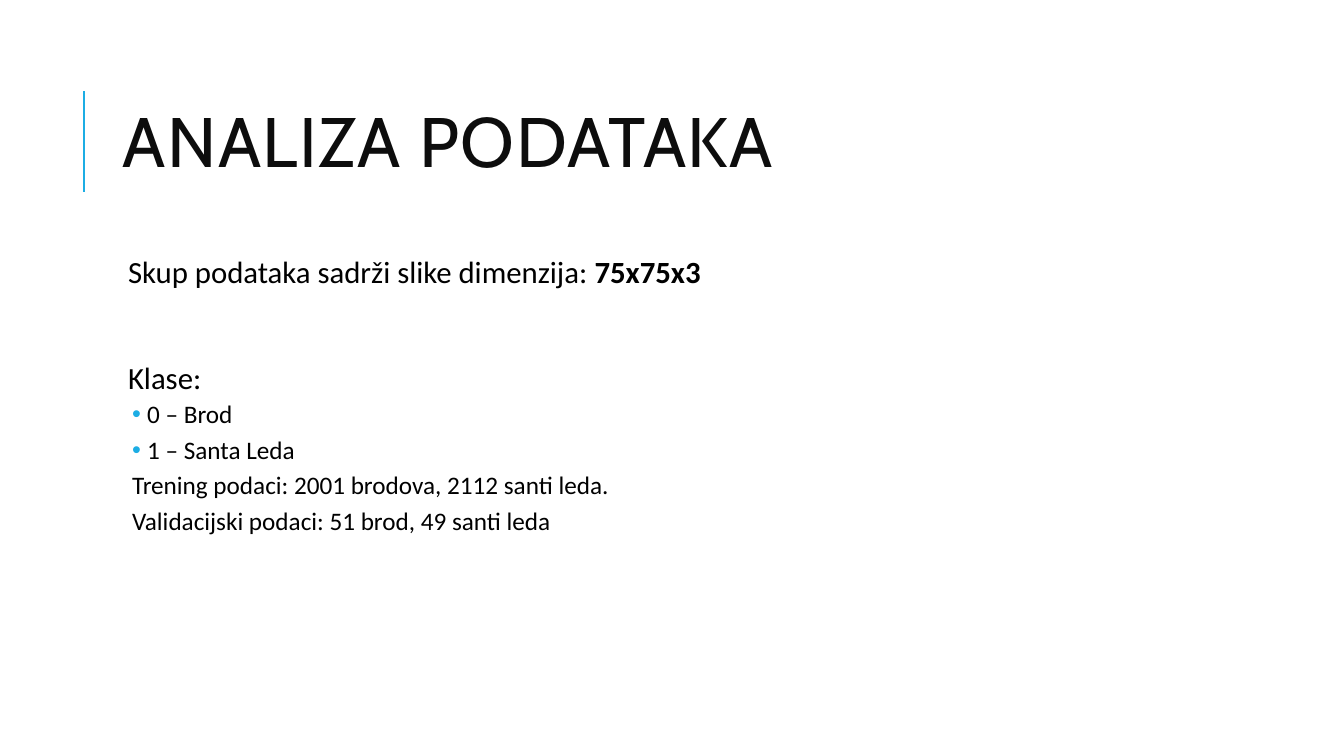
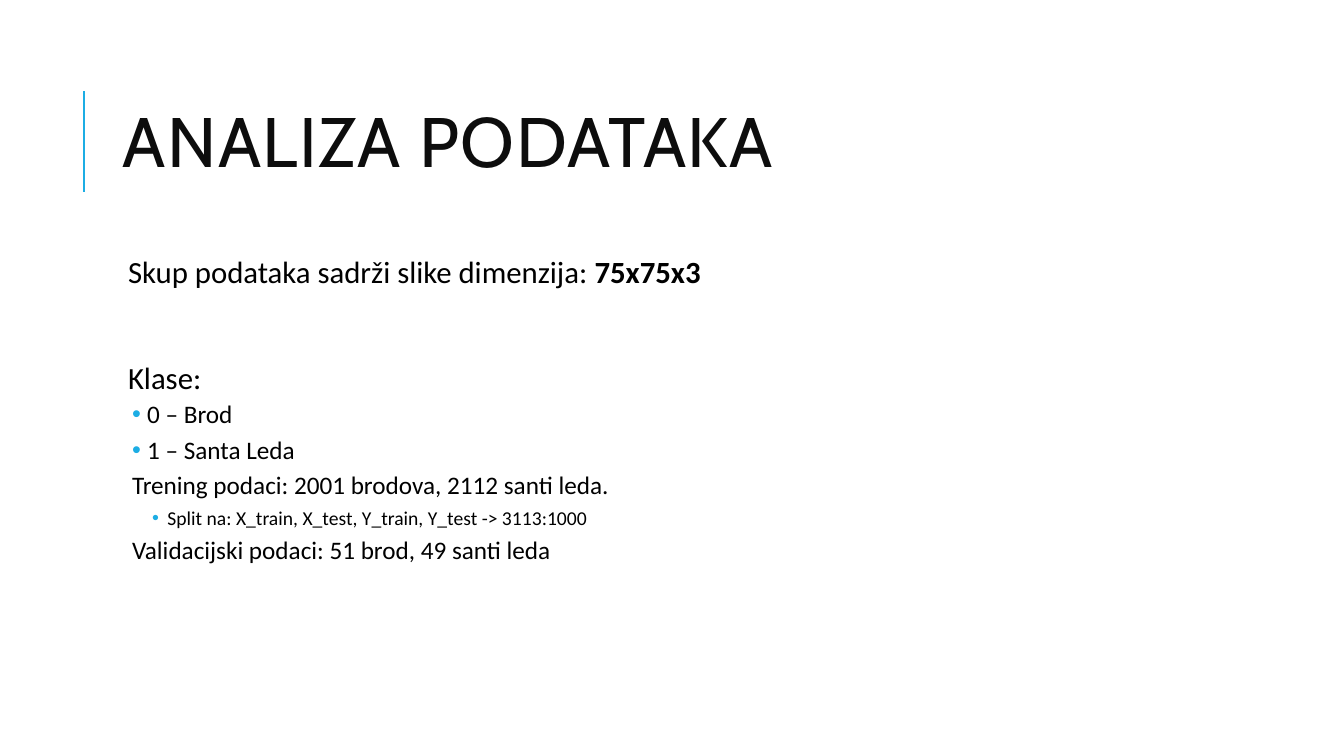
Before and after one commit to TimJeric1/RacunalniVidRad, a slide deck: slide 3 of Eksperimentalni_Rad_Vidas_Jeric.pptx. Drawn at 1344x756 pixels with LibreOffice and Linux fonts; fonts in the diff are those of the drawing. Boxes give left, top, right and bottom in pixels: in the first picture for what was removed or moved away, otherwise in the second. Text is boxed around its words. In the diff, an @@ line names an element or a change of style, - is before the commit and + after.

```diff
--- a/Eksperimentalni_Rad_Vidas_Jeric.pptx
+++ b/Eksperimentalni_Rad_Vidas_Jeric.pptx
@@ text at (167,511,587,528): paragraph added @@
+    • Split na: X_train, X_test, Y_train, Y_test -> 3113:1000
```
Also in this commit, not shown: 4 other slides changed, 1 slide added, 2 slides removed, 5 other files.
